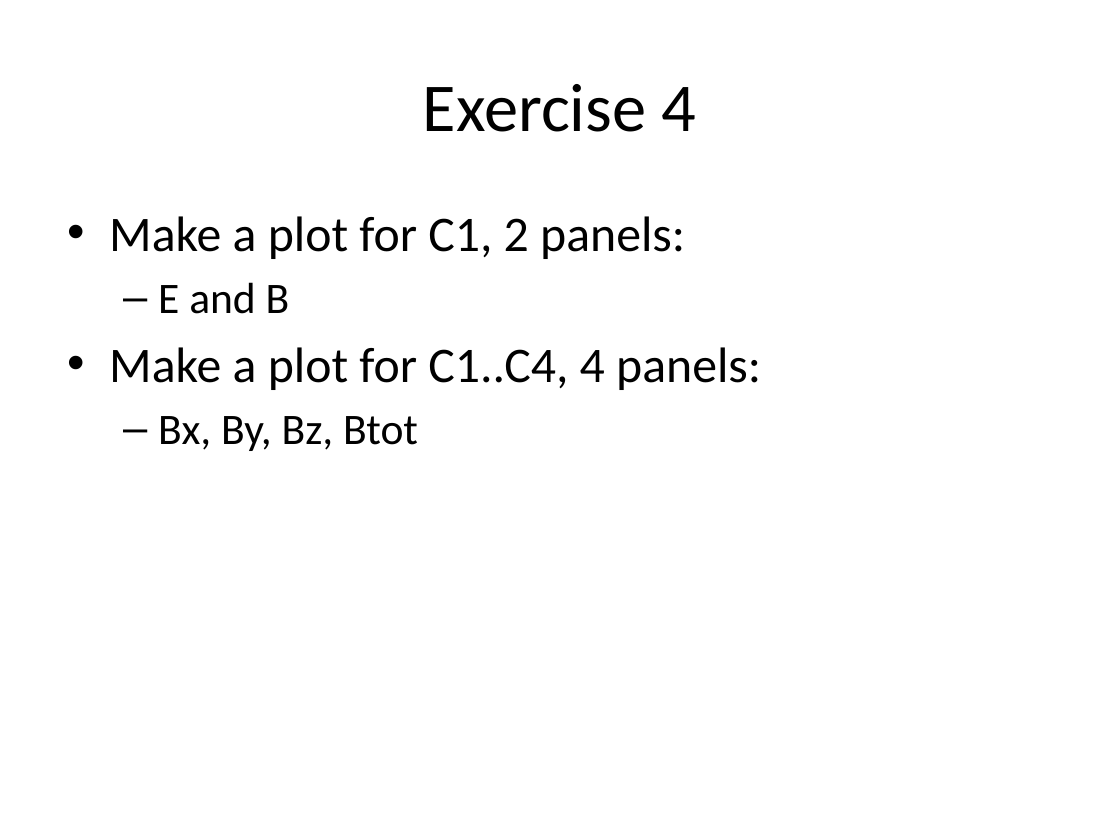
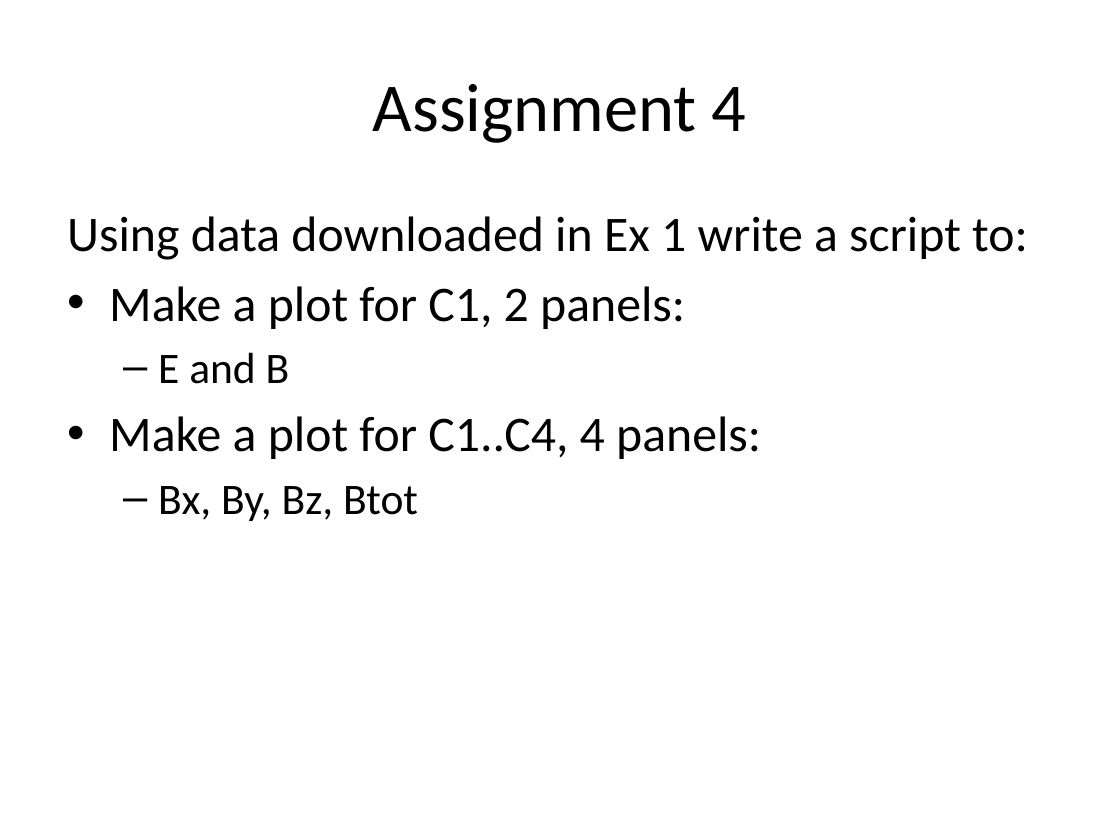
Before and after one commit to irfu/Nordita_Magnetic_Reconnection_School_2015, a slide deck: slide 16 of Lectures/Lecture_1.pptx (slide 15 before the commit). Drawn at 1120x840 pixels with LibreOffice and Linux fonts; fonts in the diff are those of the drawing. Boxes give left, top, right and bottom in pixels: in the first picture for what was removed or moved away, otherwise in the second. Text is boxed around its words. In the diff, an @@ line names an element or a change of style, - is before the commit and + after.

```diff
--- a/Lectures/Lecture_1.pptx
+++ b/Lectures/Lecture_1.pptx
@@ title at <box>373,84,747,143</box>: text changed @@
-Exercise 4
+Assignment 4
@@ text at <box>67,216,1028,260</box>: paragraph added @@
+Using data downloaded in Ex 1 write a script to:
```
Also in this commit, not shown: 5 other slides changed, 1 slide added, 1 other file.
